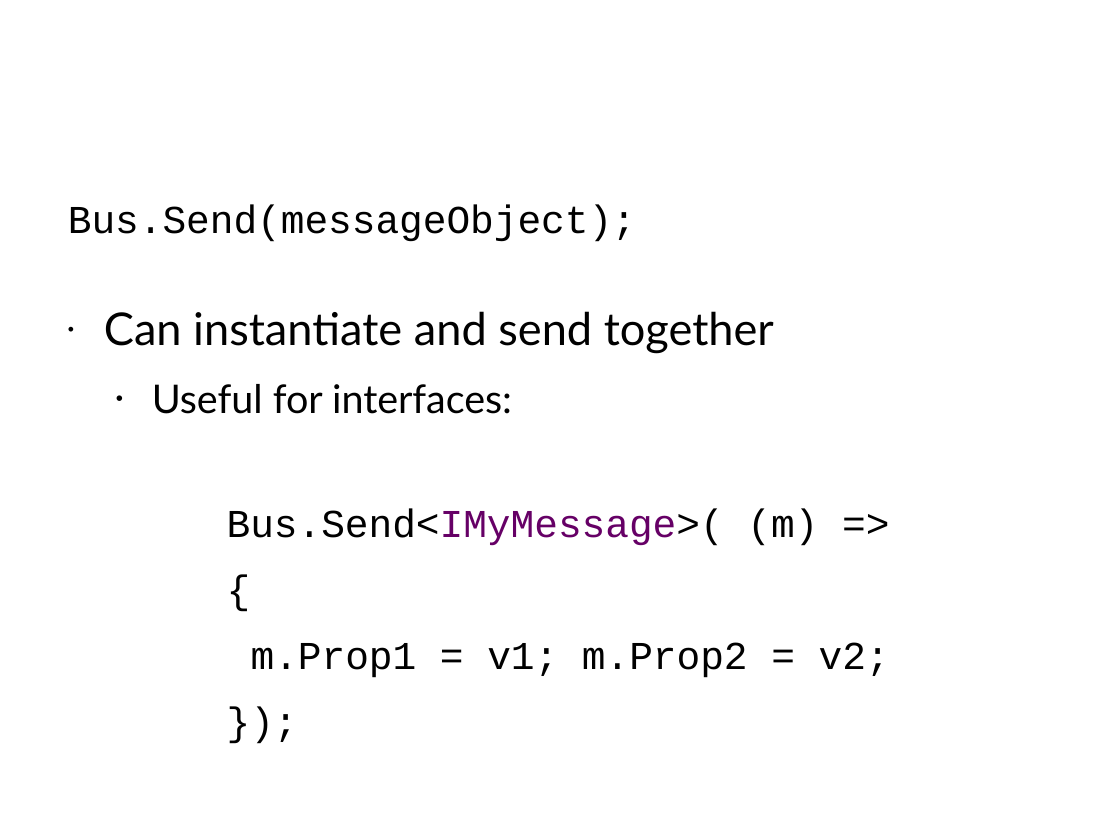
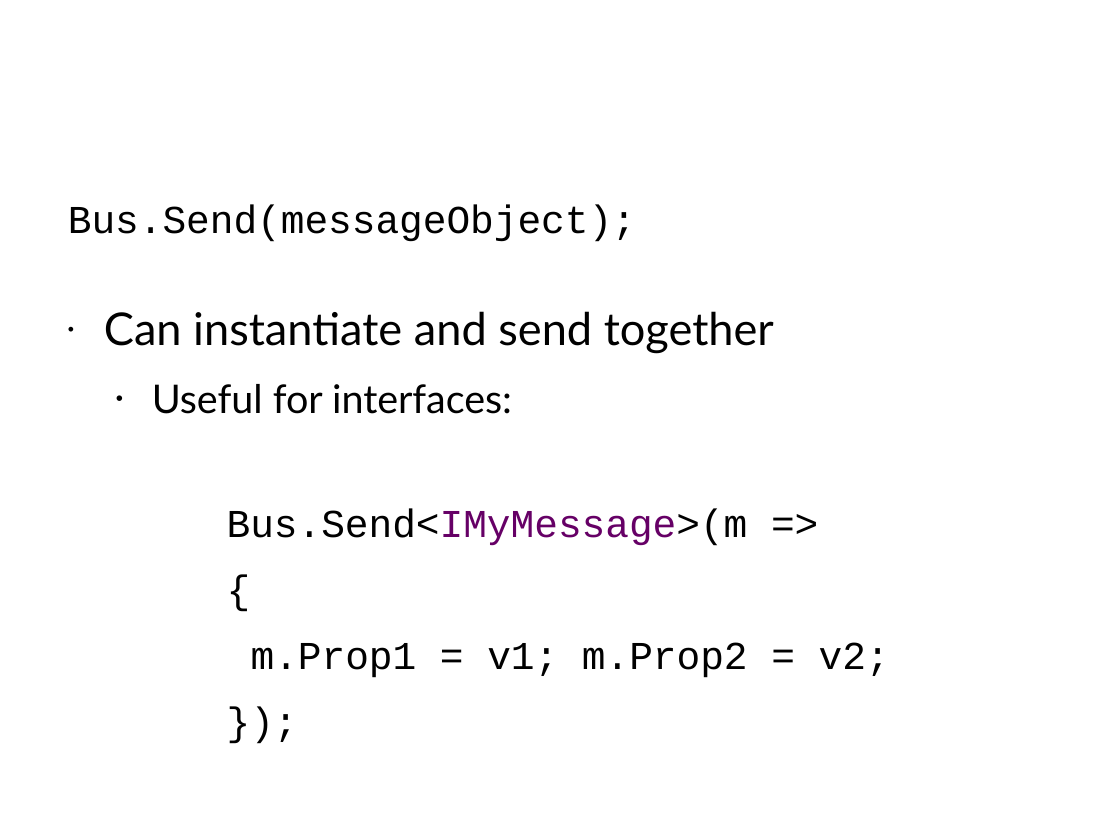
Before and after one commit to Particular/Course.Slides, a slide deck: slide 12 of EnterpriseDevelopmentWithNServiceBus.pptx. Drawn at 1120x840 pixels with LibreOffice and Linux fonts; fonts in the diff are those of the drawing; background and template pictures are left out. Boxes give left, top, right and bottom in pixels: in the first picture for what was removed or moved away, otherwise in the second. Text is boxed around its words. In the diff, an @@ line names an element or a change of style, - is before the commit and + after.

```diff
--- a/EnterpriseDevelopmentWithNServiceBus.pptx
+++ b/EnterpriseDevelopmentWithNServiceBus.pptx
@@ text at (227, 508, 748, 546): text changed @@
-          Bus.Send<IMyMessage>( (m) =>
+          Bus.Send<IMyMessage>(m =>
```
Also in this commit, not shown: 4 other slides changed.
